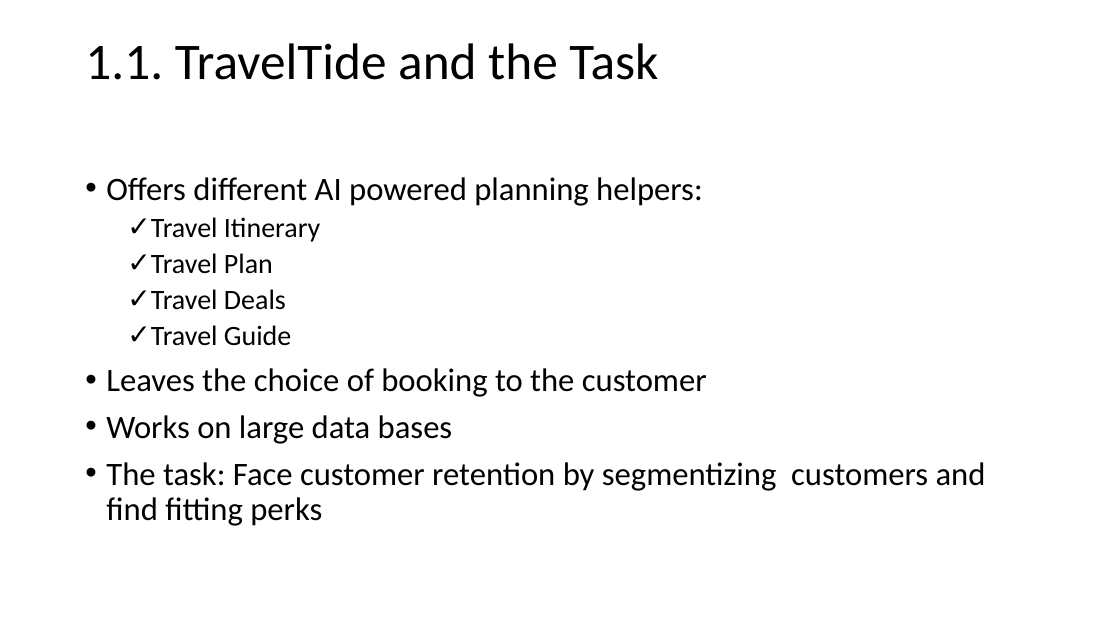
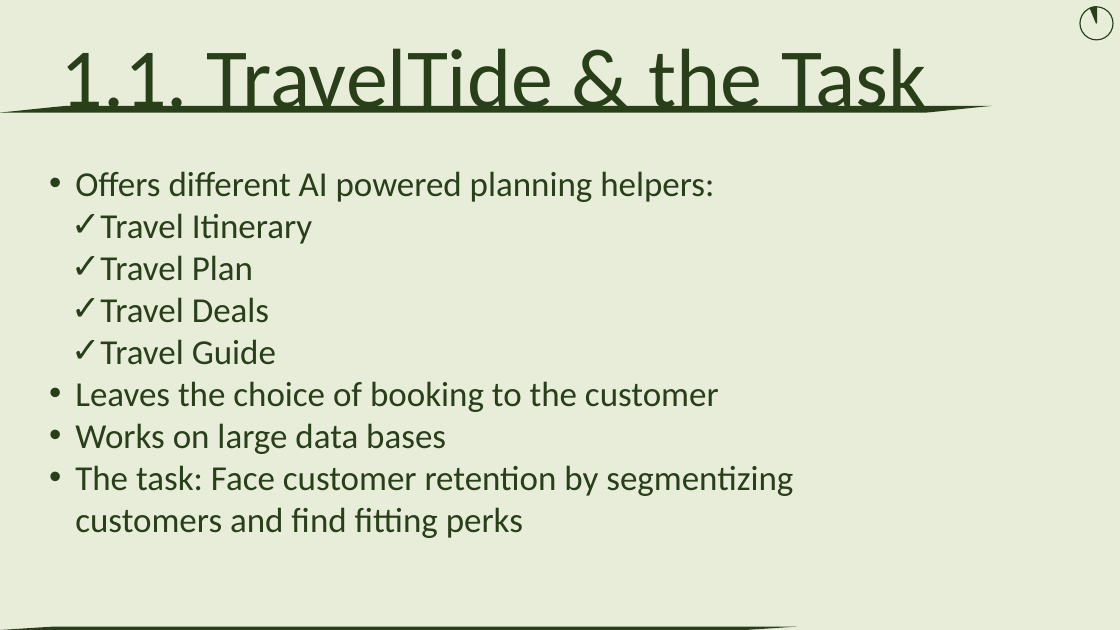
Before and after one commit to florian7380/TravelTide-Project, a slide deck: slide 3 of reports/TravelTide - Presentation.pptx. Drawn at 1120x630 pixels with LibreOffice and Linux fonts; fonts in the diff are those of the drawing. Boxes give left, top, right and bottom in pixels: in the first picture for what was removed or moved away, otherwise in the second. Text is boxed around its words. In the diff, an @@ line names an element or a change of style, - is before the commit and + after.

```diff
--- a/reports/TravelTide - Presentation.pptx
+++ b/reports/TravelTide - Presentation.pptx
@@ background #FFFFFF to #E8EDDA @@
@@ text "1.1. TravelTide & the Task" at <box>61,48,927,113</box>: vertical alignment middle to top @@
@@ ellipse added at <box>1081,7,1113,39</box>, fill #E8EDDA, outline #283F19 1 pt @@
@@ pie slice (boxed as its full ellipse) added at <box>1081,7,1113,39</box>, fill #283F19, outline #283F19 1 pt @@
@@ text at <box>61,48,927,113</box>: text changed; size 44 to 72 pt; text colour #000000 to #283F19 @@
-1.1. TravelTide and the Task
+1.1. TravelTide & the Task
@@ freeform shape added at <box>0,106,992,113</box>, fill #283F19 @@
@@ text "Offers different AI powered planning ...": place and size @@
-text "Offers different AI powered planning ..." at <box>106,177,986,526</box>
+text "Offers different AI powered planning ..." at <box>75,171,793,538</box>
@@ text "Offers different AI powered planning ..." at <box>75,171,793,538</box>: size 28 to 30 pt in "Offers different AI powered planning helpers:", "Leaves the choice of booking to the ...", "Works on large data bases", "The task: Face customer retention by segmentizing ..."; text colour #000000 to #283F19; size 24 to 30 pt in "Travel Itinerary", "Travel Plan", "Travel Deals", "Travel Guide"; indent changed; line spacing 0.9 to 1; less space between paragraphs @@
@@ freeform shape added at <box>0,627,797,630</box>, fill #283F19 @@
```
Also in this commit, not shown: 17 other slides changed, 2 slides removed.
